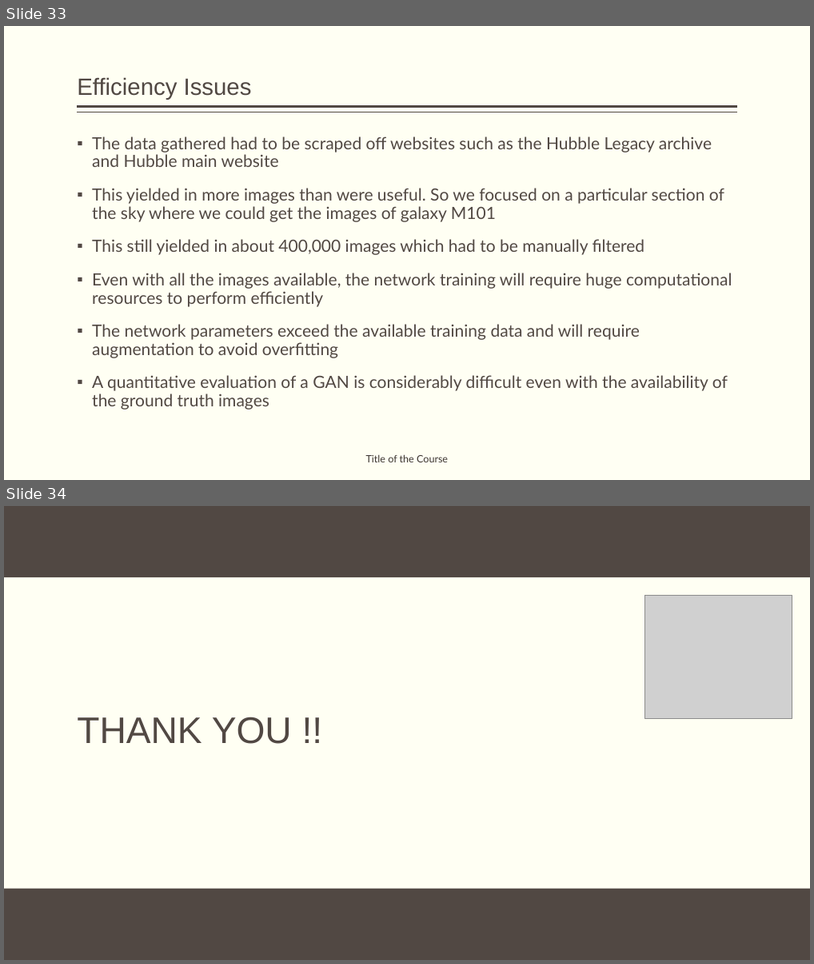
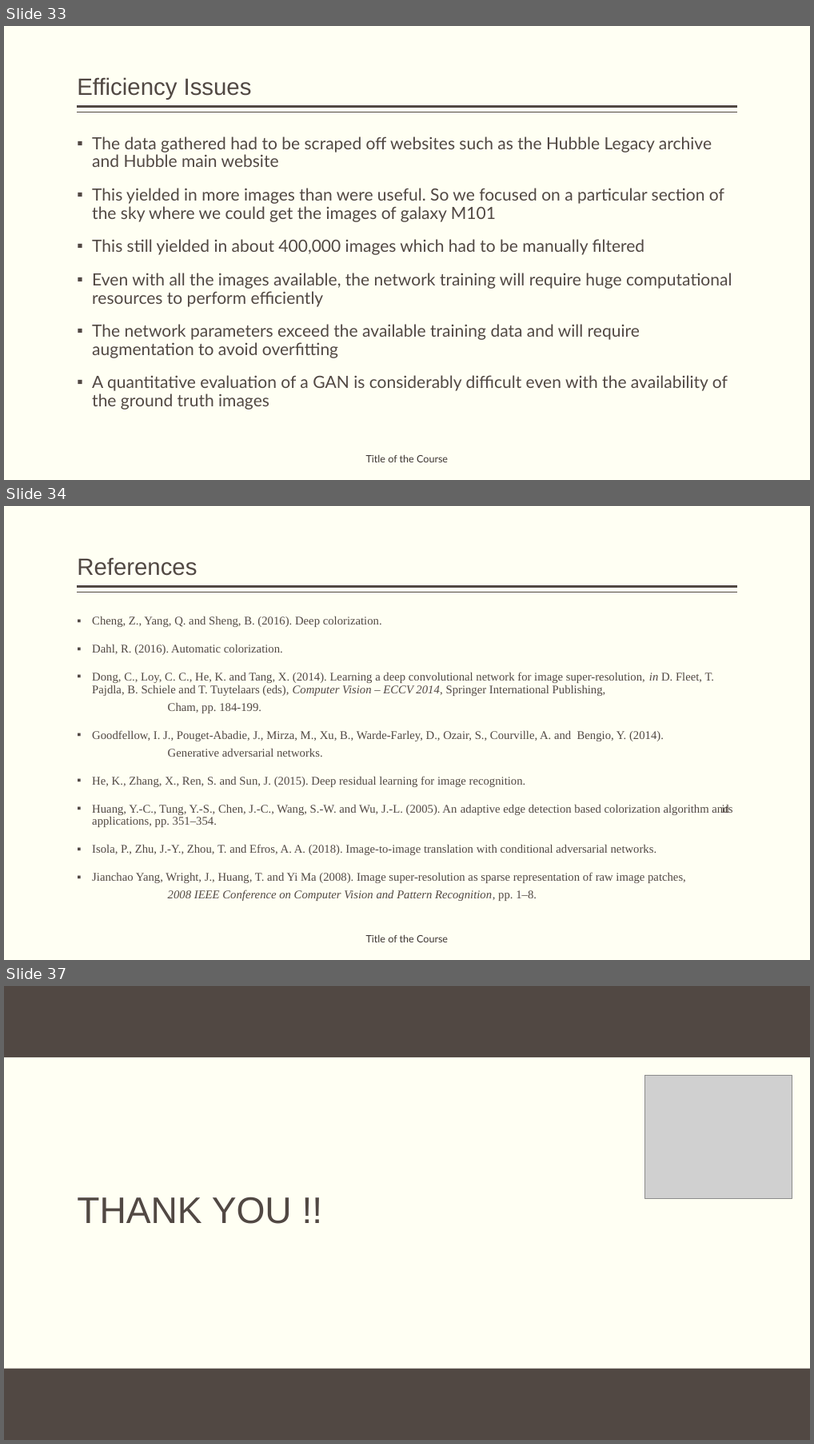
Before and after one commit to obi-wan-shinobi/Literature-Review, a slide deck: Presentation/Stage_1/stage_1_presentation.pptx. Shown one above the other, each under a label of ours: slides 33 and 34 before the commit, slides 33, 34 and 37 after it; the slides between them are not shown. The pictures are 814x964 and 814x1444 pixels, drawn with LibreOffice and Linux fonts; fonts in the diff are those of the drawing; grey boxes stand for pictures; background and template pictures are left out. Boxes give left, top, right and bottom in pixels: in the first picture for what was removed or moved away, otherwise in the second. Text is boxed around its words. In the diff, an @@ line names an element or a change of style, - is before the commit and + after.

Commit message:
Added references

```diff
--- a/Presentation/Stage_1/stage_1_presentation.pptx
+++ b/Presentation/Stage_1/stage_1_presentation.pptx
@@ slide 34 added at box(4, 506, 810, 960), background #FFFFF3; not listed: 2 template elements that a slide beside it also shows @@
@@ title added at box(77, 557, 197, 576), 28 pt, text #514843 @@
+References
@@ text added at box(92, 616, 734, 900), 14 pt, text #514843 @@
+▪ Cheng, Z., Yang, Q. and Sheng, B. (2016). Deep colorization.
+▪ Dahl, R. (2016). Automatic colorization.
+▪ Dong, C., Loy, C. C., He, K. and Tang, X. (2014). Learning a deep convolutional network for image super-resolution, in D. Fleet, T. Pajdla, B. Schiele and T. Tuytelaars (eds), Computer Vision – ECCV 2014, Springer International Publishing,
+  Cham, pp. 184-199.
+▪ Goodfellow, I. J., Pouget-Abadie, J., Mirza, M., Xu, B., Warde-Farley, D., Ozair, S., Courville, A. and Bengio, Y. (2014).
+  Generative adversarial networks.
+▪ He, K., Zhang, X., Ren, S. and Sun, J. (2015). Deep residual learning for image recognition.
+▪ Huang, Y.-C., Tung, Y.-S., Chen, J.-C., Wang, S.-W. and Wu, J.-L. (2005). An adaptive edge detection based colorization algorithm and its applications, pp. 351–354.
+▪ Isola, P., Zhu, J.-Y., Zhou, T. and Efros, A. A. (2018). Image-to-image translation with conditional adversarial networks.
+▪ Jianchao Yang, Wright, J., Huang, T. and Yi Ma (2008). Image super-resolution as sparse representation of raw image patches,
+  2008 IEEE Conference on Computer Vision and Pattern Recognition, pp. 1–8.
@@ text added at box(366, 934, 448, 942), 12 pt, text #3D3632 @@
+Title of the Course
@@ what was slide 34 is now slide 37 @@
```
Also in this commit, not shown: 2 other slides added.
